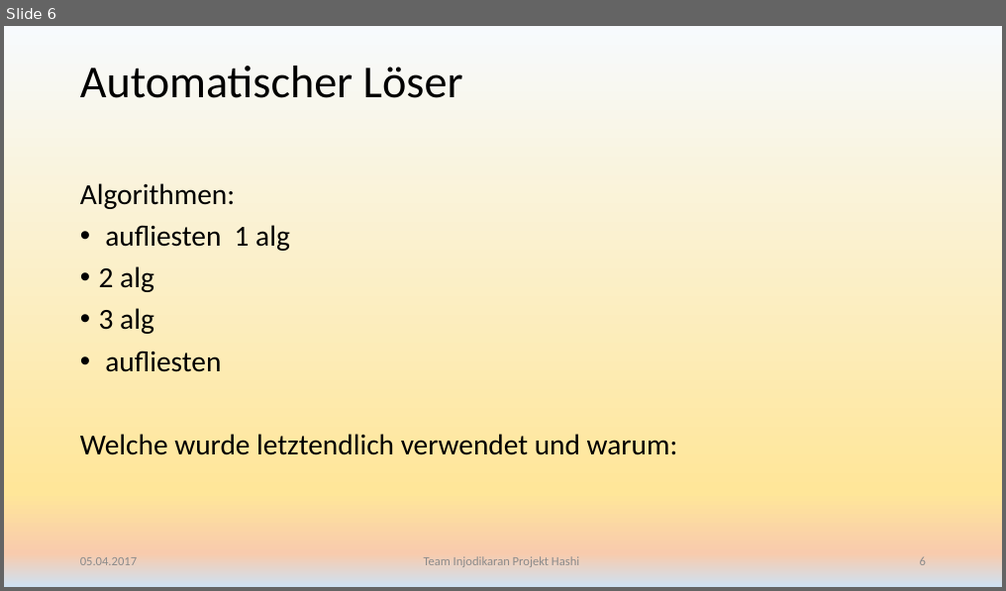
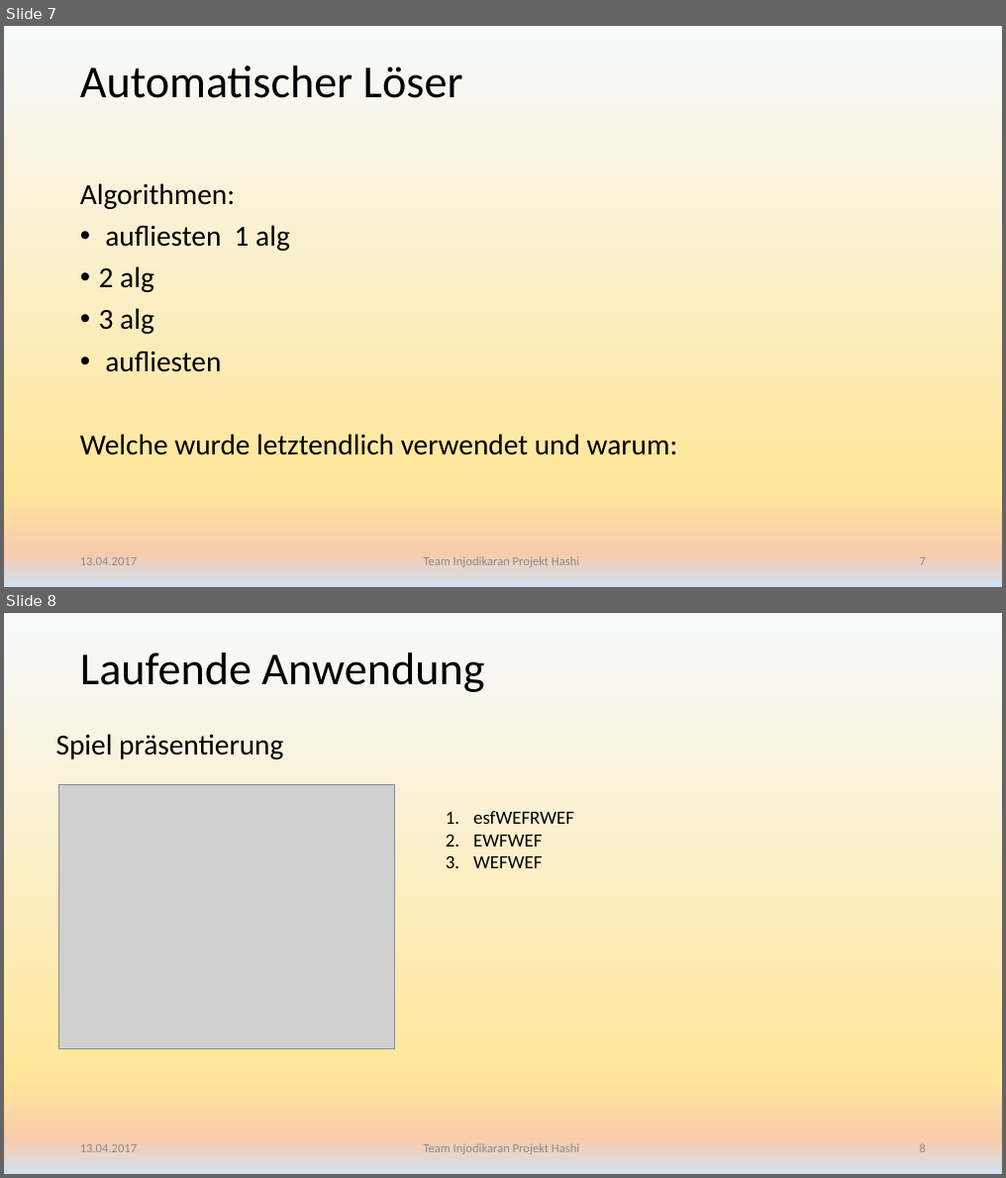
Before and after one commit to Injodikaran/AVR, a slide deck: Doku & Präsi/Präsentation Projekt Sudoku.pptx. Shown one above the other, each under a label of ours: slide 6 before the commit, slides 7 and 8 after it. The pictures are 1006x591 and 1006x1178 pixels, drawn with LibreOffice and Linux fonts; fonts in the diff are those of the drawing; grey boxes stand for pictures. Boxes give left, top, right and bottom in pixels: in the first picture for what was removed or moved away, otherwise in the second. Text is boxed around its words. In the diff, an @@ line names an element or a change of style, - is before the commit and + after.

```diff
--- a/Doku & Präsi/Präsentation Projekt Sudoku.pptx
+++ b/Doku & Präsi/Präsentation Projekt Sudoku.pptx
@@ slide 8 added at [4,613,1002,1174], background gradient #F7FAFD to #FFE699 to #F8CBAD to #CEE1F2 @@
@@ title added at [80,653,484,692], 44 pt, text #000000 @@
+Laufende Anwendung
@@ text added at [56,734,283,760], 28 pt, text #000000 @@
+Spiel präsentierung
@@ picture added at [58,785,395,1050] @@
@@ text added at [473,811,574,868], 18 pt, text #000000 @@
+1. esfWEFRWEF
+2. EWFWEF
+3. WEFWEF
@@ text added at [80,1145,137,1153], 12 pt, text #8C8C8C @@
+13.04.2017
@@ text added at [424,1144,579,1155], 12 pt, text #8C8C8C @@
+Team Injodikaran Projekt Hashi
@@ page number added at [920,1144,926,1153], 12 pt, text #8C8C8C @@
+8
@@ what was slide 6 is now slide 7 @@
@@ slide 7 changed as well @@
@@ text at [80,558,137,566]: text changed @@
-05.04.2017
+13.04.2017
@@ page number at [920,558,926,566]: text changed @@
-6
+7
```
Also in this commit, not shown: 9 other slides changed, 1 other slide added, 1 other file.
